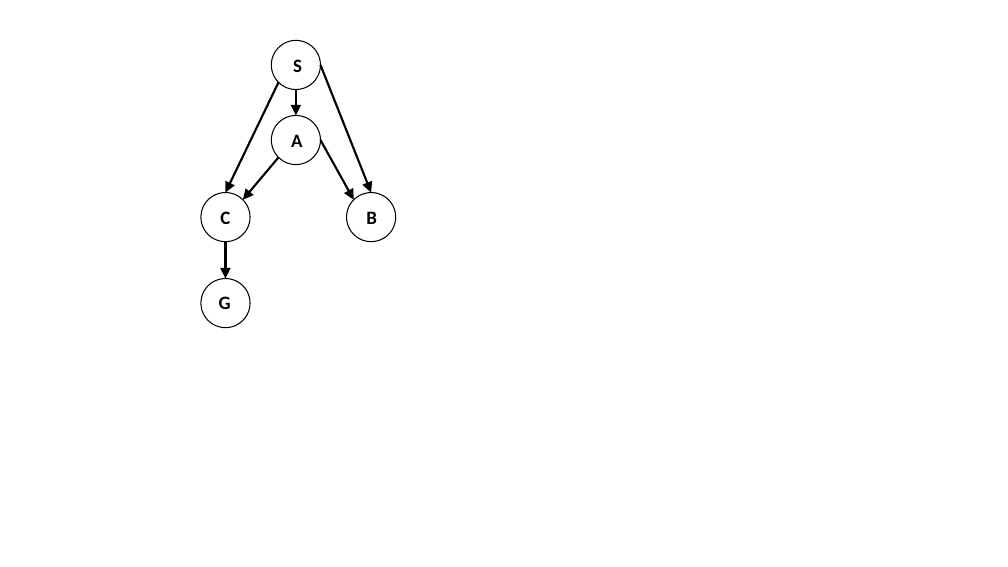
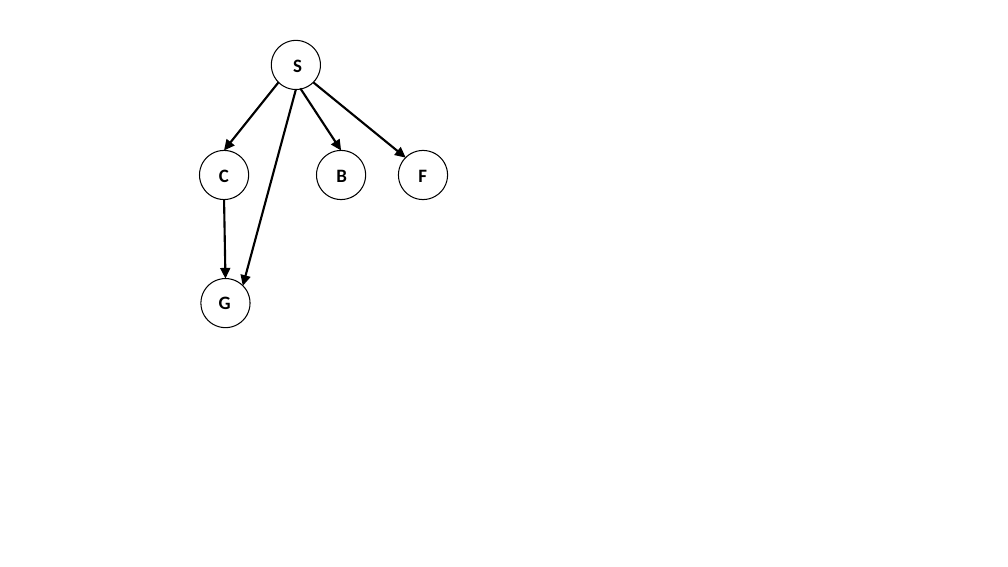
Before and after one commit to molloykp/AIClass, a slide deck: slide 2 of Quizzes/GraphsForQuiz1.pptx. Drawn at 1008x567 pixels with LibreOffice and Linux fonts; fonts in the diff are those of the drawing. Boxes give left, top, right and bottom in pixels: in the first picture for what was removed or moved away, otherwise in the second. Text is boxed around its words. In the diff, an @@ line names an element or a change of style, - is before the commit and + after.

```diff
--- a/Quizzes/GraphsForQuiz1.pptx
+++ b/Quizzes/GraphsForQuiz1.pptx
@@ arrow moved from (278, 82) - (225, 193) to (278, 82) - (224, 150) @@
@@ arrow moved from (296, 89) - (296, 116) to (296, 89) - (243, 286) @@
@@ arrow moved from (321, 140) - (354, 200) to (300, 88) - (341, 150) @@
@@ arrow moved from (321, 65) - (371, 193) to (313, 82) - (406, 157) @@
@@ text removed at (291,134,302,147) @@
-A
@@ ellipse: place and size @@
-ellipse at (201,193,250,242)
+ellipse at (200,150,249,200)
@@ text "C": place and size @@
-text "C" at (220,211,230,224)
+text "C" at (219,169,229,182)
@@ arrow removed from (278, 157) to (243, 200) @@
@@ ellipse: place and size @@
-ellipse at (346,193,395,242)
+ellipse at (317,150,366,200)
@@ text "B": place and size @@
-text "B" at (366,211,377,224)
+text "B" at (336,169,347,182)
@@ ellipse: place and size @@
-ellipse at (271,116,321,165)
+ellipse at (399,150,448,200)
@@ text added at (418,169,427,182), 18 pt, text #000000, bold @@
+F
@@ arrow moved from (225, 242) - (225, 278) to (224, 200) - (225, 278) @@
```
Also in this commit, not shown: 3 other files.
